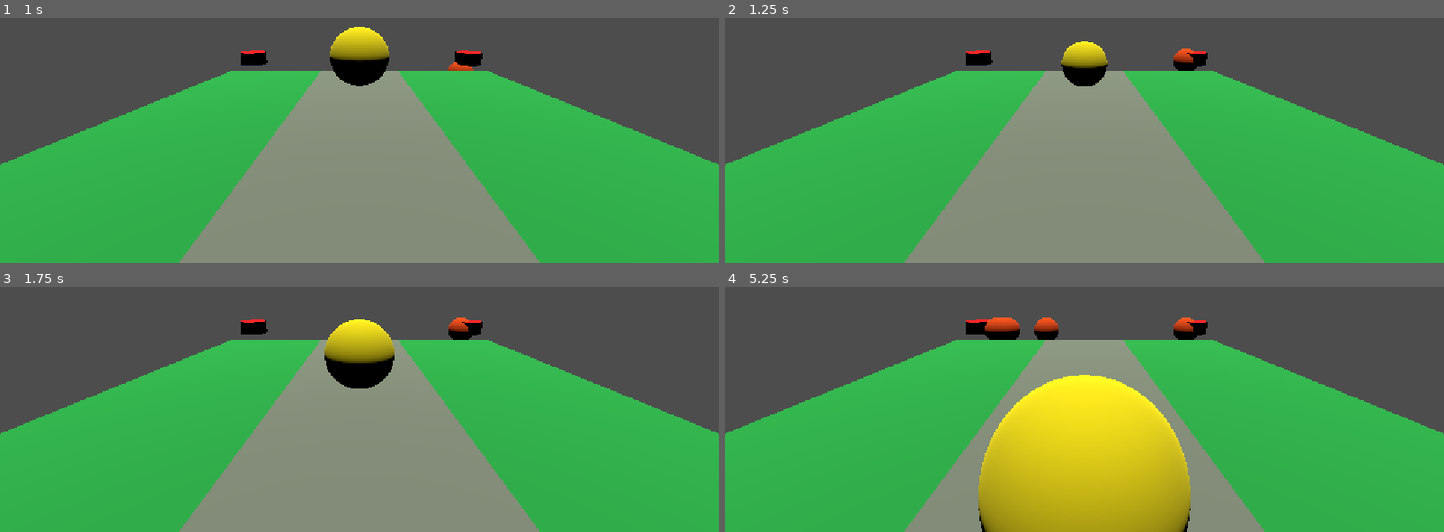
Above: before the commit, frames 1-4 (two rows, left to right).
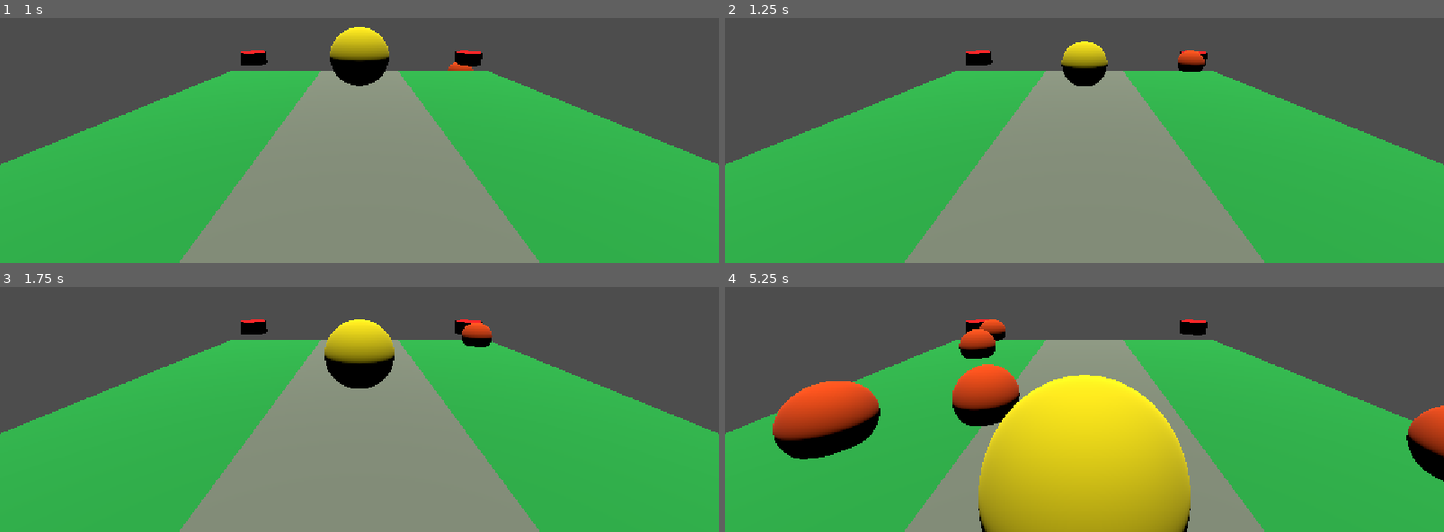
Above: after the commit, the same moments.

Repository: jcamejo/El-devolvedor
Game: Godot game, scene res://scenes/road.tscn
Same seed, same stepped clock (60 frames per second), same inputs: the game is played once before the commit and once after it.
Inputs (mouse positions are in pixels of both pictures, inside the frame that each line leads up to):
- Up to frame 1 (1 s): tap Enter (ui_accept) at 0.5, 0.77 s; move the mouse to (517, 40) at 0.52 s; hold Up (ui_up) from 0.53 s (still down); tap F at 0.6 s; click (517, 40) at 0.67 s
- Up to frame 2 (1.25 s): keep holding Up (ui_up)
- Up to frame 3 (1.75 s): move the mouse to (215, 350) at 1.27 s; release Up (ui_up) at 1.28 s; hold Down (ui_down) from 1.28 s (still down); tap F at 1.35 s; tap Enter (ui_accept) at 1.52 s
- Up to frame 4 (5.25 s): move the mouse to (outside the picture) at 2.02 s; release Down (ui_down) at 2.03 s; hold Up (ui_up) 2.03-3.53 s; tap F every 0.75 s from 2.1 to 5.1 s; move the mouse to (1048, 411) at 2.77 s; click (1048, 411) at 2.92 s; tap Enter (ui_accept) at 3.02, 3.77, 4.52 s; move the mouse to (1300, 389) at 3.52 s; hold Down (ui_down) from 3.53 s (still down); move the mouse to (outside the picture) at 4.27 s; move the mouse to (1120, 331) at 5.02 s; click (1120, 331) at 5.17 s

Frame 1 is identical in both runs. In frame 2, 0.2% of the frame differs, in the area x 62-67%, y 12-22%; in frame 3, 0.5%; in frame 4, 7.8%, in the area x 6-100%, y 12-80%.
Error before the commit: Trying to assign value of type 'VisibleOnScreenNotifier3D' to a variable of type 'VisibleOnScreenNotifier2D'. (res://scripts/enemy.gd:6)

Commit message:
Create enemy random spawn

Diff:
--- a/scripts/enemy.gd
+++ b/scripts/enemy.gd
@@ -1,20 +1,25 @@
 extends CharacterBody3D
 
-@export var min_speed = 10
-@export var max_speed = 18
+@export var min_speed = 100
+@export var max_speed = 180
 
-@onready var visibilityNotifier: VisibleOnScreenNotifier2D = $VisibleOnScreenNotifier3D
-
+@onready var visibilityNotifier: VisibleOnScreenNotifier3D = $VisibleOnScreenNotifier3D
+@onready var random_speed = randi_range(min_speed, max_speed)
 
 func _ready() -> void:
 	visibilityNotifier.connect('screen_exited', _on_screen_exited)
 
+
 func _on_screen_exited():
 	queue_free()
 
-func initialize(_start_position, _end_position):
-	var _random_speed = randi_range(min_speed, max_speed)
+
+func initialize(start_position):
+	position = start_position
 
 
-func _physics_process(_delta: float) -> void:
+func _physics_process(delta: float) -> void:
+	print(velocity.z)
+	print('random speed %s' % random_speed)
+	velocity.z = random_speed * delta
 	move_and_slide()
--- a/scripts/level.gd
+++ b/scripts/level.gd
@@ -13,7 +13,6 @@
 	var enemy = enemy_scene.instantiate()
 
 	enemy_spawn_location.progress_ratio = randf()
-
-	enemy.global_position = enemy_spawn_location.position
+	enemy.initialize(enemy_spawn_location.position)
 
 	add_child(enemy)
--- a/scripts/player.gd
+++ b/scripts/player.gd
@@ -1,5 +1,4 @@
 extends CharacterBody3D
-
 
 const SPEED = 5.0
 const JUMP_VELOCITY = 4.5
